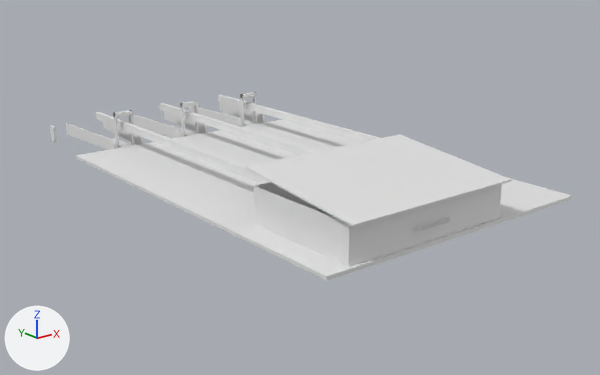
Renders of the glTF model assets/buildings/seattle/colman_dock_lod1.glb from each side of a commit.
Before and after are seen from a 50 mm camera at (-184.0, -249.0, 90.0) aimed at (6.0, -12.0, -5.0). Lighting does not change. The marker at lower left points along +X, +Y and +Z. The picture after the commit comes second. Vertices at exactly the same position are counted once.

Objects in the first picture: 'colman_dock'.
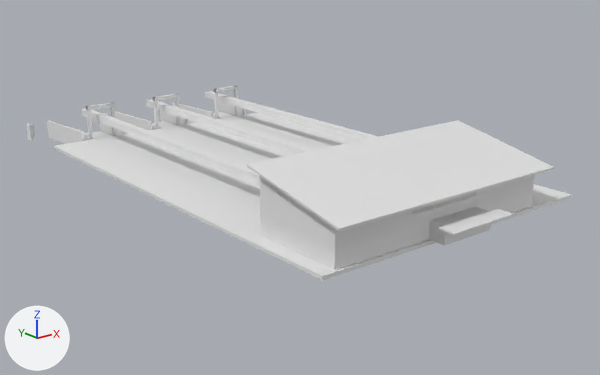
Pixel boxes (x1, y1, x2, y2) of what changed, in the pictures (600 x 375 px; the box of a moved part takes in the faces that stretch with it):
'colman_dock', reshaped, moved, rescaled
    before: (50, 92, 573, 281)
    after: (27, 86, 572, 280)
part 1 of me_colman_dock, added
    after: (53, 113, 572, 280)
part 2 of me_colman_dock, moved or reshaped
    before: (76, 120, 573, 281)
    after: (429, 207, 491, 245)
part 3 of me_colman_dock, moved or reshaped
    before: (96, 112, 290, 194)
    after: (438, 209, 514, 235)
part 4 of me_colman_dock, moved or reshaped
    before: (66, 123, 114, 150)
    after: (47, 121, 85, 144)
part 5 of me_colman_dock, moved or reshaped
    before: (103, 122, 143, 145)
    after: (100, 123, 126, 136)
part 6 of me_colman_dock, moved or reshaped
    before: (129, 110, 134, 144)
    after: (85, 131, 112, 140)
part 7 of me_colman_dock, moved or reshaped
    before: (113, 113, 119, 147)
    after: (110, 107, 117, 135)
part 8 of me_colman_dock, moved or reshaped
    before: (113, 110, 133, 117)
    after: (86, 103, 115, 110)
part 9 of me_colman_dock, moved or reshaped
    before: (133, 114, 181, 138)
    after: (115, 111, 152, 130)
part 10 of me_colman_dock, moved or reshaped
    before: (164, 111, 207, 134)
    after: (160, 111, 189, 126)
part 11 of me_colman_dock, rebuilt
    before: (254, 182, 502, 267)
    after: (260, 175, 534, 270)
part 12 of me_colman_dock, rebuilt (15% wider, 19% taller)
    before: (246, 134, 512, 227)
    after: (247, 120, 554, 231)
part 13 of me_colman_dock, rebuilt
    before: (160, 103, 317, 155)
    after: (146, 99, 313, 154)
part 14 of me_colman_dock, rebuilt
    before: (219, 102, 264, 124)
    after: (218, 101, 246, 116)
part 15 of me_colman_dock, rebuilt
    before: (218, 95, 380, 142)
    after: (205, 91, 379, 141)
part 16 of me_colman_dock, deleted
    before: (50, 92, 257, 142)
part 17 of me_colman_dock, built on
    before: (113, 106, 255, 148)
    after: (27, 86, 534, 248)

Diff of the bpy script that builds the scene:
```diff
--- a/assets/buildings/seattle/colman_dock_lod1.glb.py
+++ b/assets/buildings/seattle/colman_dock_lod1.glb.py
@@ me_colman_dock @@
 # used by ob_colman_dock; location = (0.0, 0.0, 10.9); scale = (99.6, 99.6, 99.6)
-me_colman_dock.from_pydata(...)  # 787 vertices, 1312 faces; spans x -0.55..0.55, y -1.0..1.0, z -0.11..0.11
+me_colman_dock.from_pydata(...)  # 839 vertices, 1372 faces; spans x -0.51..0.51, y -1.0..1.0, z -0.12..0.12
+# me_colman_dock part 1: a new loose piece, a box spanning x -0.507..0.507, y -0.899..0.688, z -0.093..-0.082
+# me_colman_dock part 2: the loose piece of 8 vertices spanning x -0.54..0.54, y -0.99..0.55, z -0.08..-0.07 is scaled about its middle by (0.17, 0.0361, 4.43), then moved by (-0.04, -0.7, 0.02)
+# me_colman_dock part 3: the loose piece of 8 vertices spanning x -0.32..-0.31, y -0.55..0.82, z 0.0..0.03 is scaled about its middle by (13.1, 0.0406, 0.15), then moved by (0.28, -1.11, -0.04)
+# me_colman_dock part 4: the loose piece of 8 vertices spanning x -0.41..-0.38, y 0.55..0.95, z -0.08..-0.03 is scaled about its middle by (1.23, 0.691, 1.44), then moved by (0.0, 0.08, -0.03)
+# me_colman_dock part 5: the loose piece of 8 vertices spanning x -0.25..-0.22, y 0.55..0.95, z -0.08..-0.03 is scaled about its middle by (1.23, 0.691, 1.44), then moved by (0.04, 0.08, -0.03)
+# me_colman_dock part 6: the loose piece of 8 vertices spanning x -0.28, y 0.57..0.58, z -0.07..0.07 is scaled about its middle by (9.29, 5.93, 0.0782), then moved by (-0.01, 0.17, -0.09)
+# me_colman_dock part 7: the loose piece of 8 vertices spanning x -0.35, y 0.57..0.58, z -0.07..0.07 is moved by (0.1, 0.13, -0.02)
+# me_colman_dock part 8: the loose piece of 8 vertices spanning x -0.35..-0.28, y 0.56..0.59, z 0.06..0.07 is scaled about its middle by (1.49, 0.691, 0.917), then moved by (0.02, 0.13, -0.02)
+# me_colman_dock part 9: the loose piece of 8 vertices spanning x -0.09..-0.06, y 0.55..0.95, z -0.08..-0.03 is scaled about its middle by (1.23, 0.691, 1.44), then moved by (-0.02, 0.08, -0.03)
+# me_colman_dock part 10: the loose piece of 8 vertices spanning x 0.06..0.09, y 0.55..0.95, z -0.08..-0.03 is scaled about its middle by (1.23, 0.691, 1.44), then moved by (0.02, 0.08, -0.03)
+# me_colman_dock part 11: the loose piece of 16 vertices spanning x -0.46..0.17, y -0.97..-0.55, z -0.07..0.05 is rebuilt with 16 vertices and now spans x -0.46..0.31, y -0.89..-0.58, z -0.08..0.11
+# me_colman_dock part 12: the loose piece of 8 vertices spanning x -0.47..0.18, y -1.0..-0.52, z 0.05..0.11 is rebuilt with 8 vertices and now spans x -0.49..0.34, y -0.94..-0.57, z 0.04..0.12
+# me_colman_dock part 13: the loose piece of 8 vertices spanning x -0.01..0.01, y -0.55..0.82, z 0.0..0.03 is rebuilt with 12 vertices and now spans x -0.01..0.01, y -0.58..0.85, z -0.02..0.01
+# me_colman_dock part 14: the loose piece of 8 vertices spanning x 0.38..0.41, y 0.55..0.95, z -0.08..-0.03 is rebuilt with 8 vertices and now spans x 0.38..0.42, y 0.69..0.96, z -0.12..-0.05
+# me_colman_dock part 15: the loose piece of 8 vertices spanning x 0.31..0.32, y -0.55..0.82, z 0.0..0.03 is rebuilt with 12 vertices and now spans x 0.28..0.31, y -0.58..0.85, z -0.02..0.01
+# me_colman_dock part 16: 11 loose pieces with 104 vertices, spanning x -0.47..0.47, y 0.55..1.0, z -0.11..0.07, are deleted
+# me_colman_dock part 17: 35 vertices removed from x -0.55..0.55, y -0.98..1.0, z -0.11..0.1; 171 vertices added at x -0.51..0.51, y -1.0..1.0, z -0.12..0.05
+# other edits to the shape of me_colman_dock do not show in these pictures
@@ ob_colman_dock @@
 ob_colman_dock = bpy.data.objects.new('colman_dock', me_colman_dock)
-ob_colman_dock.location = (0.0, 0.0, 10.9)
-ob_colman_dock.scale = (99.6, 99.6, 99.6)
+ob_colman_dock.location = (0.0, 0.0, 12.9)
+ob_colman_dock.scale = (108.0, 108.0, 108.0)
```
